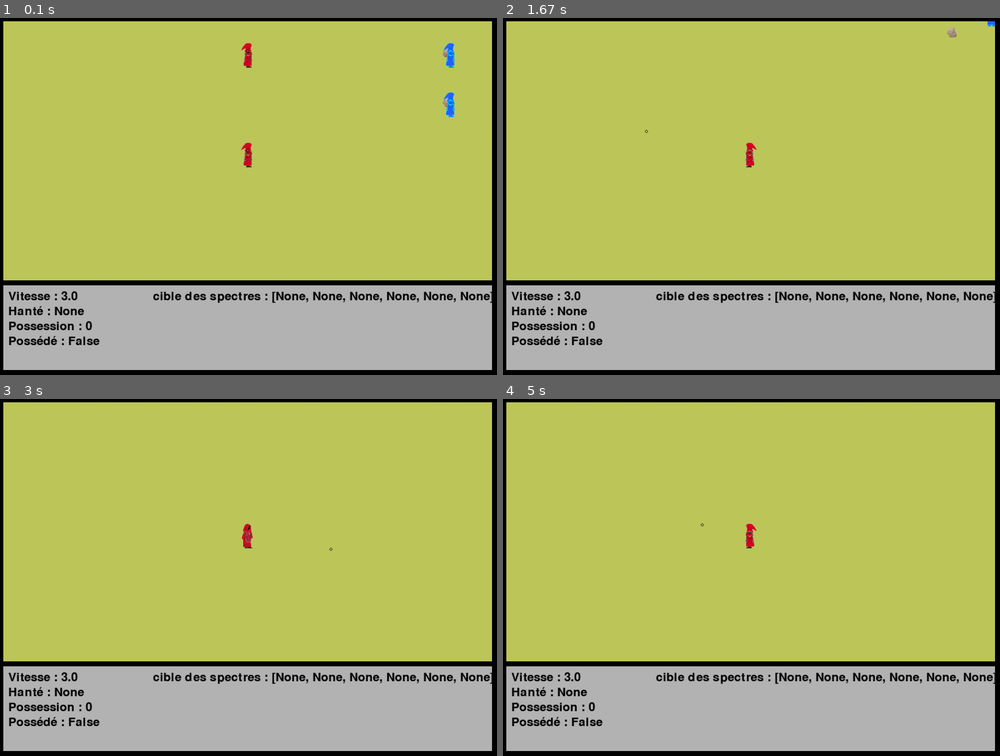
Above: before the commit, frames 1-4 (two rows, left to right).
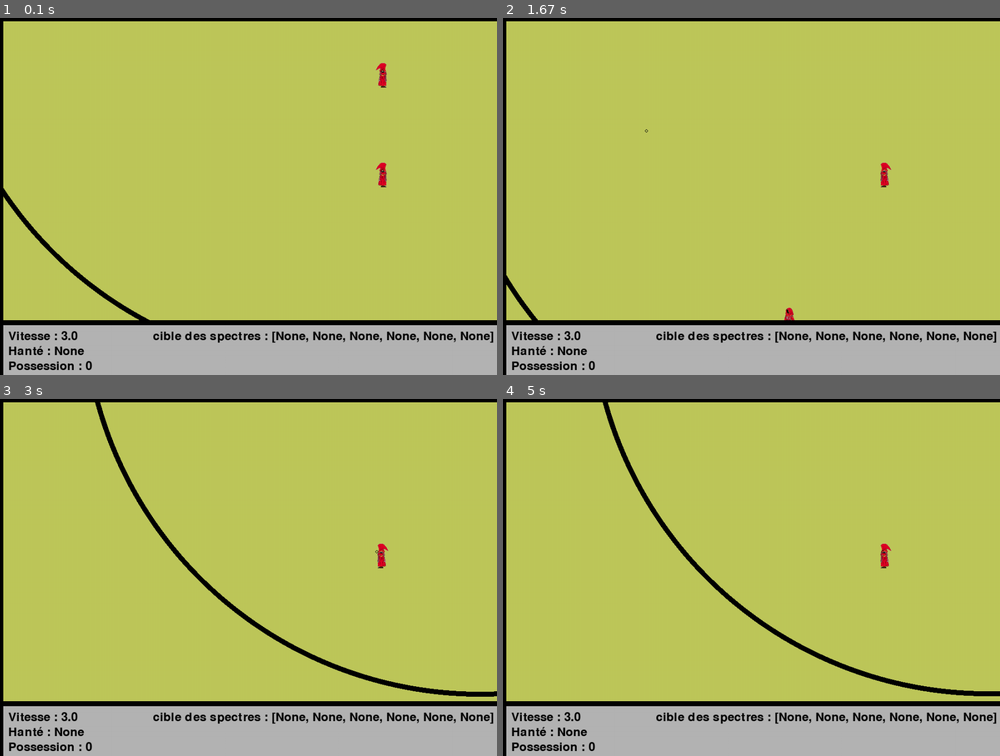
Above: after the commit, the same moments.

Repository: raphaeldupoux2/EvoWars2
Game: pygame game, started from anew/main.py
The game is run twice, just before and just after one commit, with the same random seed, the same clock (stepped at 60 frames per second) and the same inputs.
Inputs (mouse positions are in pixels of both pictures, inside the frame that each line leads up to):
- Up to frame 1 (0.1 s): no input
- Up to frame 2 (1.67 s): right-click (751, 217) at 0.38 s; tap Space at 0.67 s; right-click (632, 125) at 1.55 s
- Up to frame 3 (3 s): tap Space at 1.9 s; right-click (347, 548) at 2.72 s
- Up to frame 4 (5 s): tap Space at 3.63, 4.73 s; right-click (607, 506) at 3.95 s

The runs differ from the first frame. In frame 1, 17% of the frame differs, in the area x 0-100%, y 0-100%; in frame 2, 17%; in frame 3, 18%; in frame 4, 18%.

Commit message:
control joueur + zone + cimetiere.py refactor

Diff:
--- a/anew/client.py
+++ b/anew/client.py
@@ -12,7 +12,9 @@
 
     def receive_world_data(self):
         while True:
+            print("Client: Recoit data")
             world_data = self.client_socket.recv(4096)
+            print("Client: deserialize data")
             self.game_instance.world = self.deserialize_world(world_data)
             # Ajoutez un délai pour ne pas surcharger la connexion
             time.sleep(0.1)
--- a/anew/game_instance.py
+++ b/anew/game_instance.py
@@ -15,27 +15,26 @@
         if event.type == pygame.QUIT:
             self.running = False
 
-    def joueur2_button(self, event):
+    def change_control_joueur(self, event):
+        if event.type == pygame.KEYDOWN:  # Vérifie si une touche a été enfoncée
+            if event.key == pygame.K_SPACE:
+                self.world.indice_personnage_control = (self.world.indice_personnage_control + 1) % len(self.world.liste_personnage_control)
+
+    def joueur_deplacement(self, event):
         if event.type == pygame.MOUSEBUTTONDOWN:
-            if event.button == 1:  # souris clic gauche
-                self.world.player[1].position_affectee.x_abs = event.pos[0] + self.world.camera.x_abs
-                self.world.player[1].position_affectee.y_abs = event.pos[1] + self.world.camera.y_abs
-
-    def joueur1_button(self, event):
-        if event.type == pygame.MOUSEBUTTONDOWN:
-            if event.button == 3:  # souris clic droit
-                self.world.player[0].position_affectee.x_abs = event.pos[0] + self.world.camera.x_abs
-                self.world.player[0].position_affectee.y_abs = event.pos[1] + self.world.camera.y_abs
+            if event.button == 3:  # souris clic gauche
+                self.world.personnage_control.position_affectee.x_abs = event.pos[0] + self.world.camera.x_abs
+                self.world.personnage_control.position_affectee.y_abs = event.pos[1] + self.world.camera.y_abs
 
     def event(self):
         for event in pygame.event.get():
             self.exit(event)
-            self.joueur1_button(event)
-            self.joueur2_button(event)
+            self.joueur_deplacement(event)
+            self.change_control_joueur(event)
 
     def game(self):
-        f1 = self.conf.fenetres.add_sous_fenetre(self.conf.main_window, (10, 10), 980, 520, "campagne")
-        f2 = self.conf.fenetres.add_sous_fenetre(self.conf.main_window, (10, 540), 980, 170, "stats")
+        f1 = self.conf.fenetres.add_sous_fenetre(self.conf.main_window, (10, 10), 1520, 600, "campagne")
+        f2 = self.conf.fenetres.add_sous_fenetre(self.conf.main_window, (10, 620), 1520, 170, "stats")
 
         while self.running:
             self.event()
--- a/anew/serveur.py
+++ b/anew/serveur.py
@@ -13,9 +13,9 @@
         self.client_socket, self.address = None, None
 
     def accept_connections(self):
-        print('Waiting for connection...')
+        print('Serveur: Waiting for connection...')
         self.client_socket, self.address = self.server_socket.accept()
-        print('Connection established with', self.address)
+        print('Serveur: Connection established with', self.address)
         self.send_world_data()
 
     def send_world_data(self):
--- a/anew/world/__init__.py
+++ b/anew/world/__init__.py
@@ -3,6 +3,7 @@
 from anew.world.camera import Camera
 from anew.world.domaine_mortuaire.cimetiere import Cimetiere
 from anew.world.player import Player
+from anew.world.zone import Zone
 
 
 class World:
@@ -16,17 +17,24 @@
         self.spectre = []
         self.pierre_tombale = []
         self.marqueur = []
+        self.zone = []
 
-        player1 = Player(self, (100, 400), 3, self.dimension_humain, 300, 500)
-        player2 = Player(self, (100, 200), 3, self.dimension_humain, 300, 500)
+        zone = Zone(self, (0, 0), 800)
 
-        Cimetiere(self)
+        player1 = Player(self, (100, 400), 3, self.dimension_humain, 300, 500, zone, numero=1)
+        player2 = Player(self, (100, 200), 3, self.dimension_humain, 300, 500, zone, numero=2)
 
-        self.camera = Camera(self, (100, 100), player1)
+        Cimetiere(self, (350, 250))
+
+        self.camera = Camera(self, (100, 100), player2)
+
+        self.indice_personnage_control = 0
+        self.liste_personnage_control = []
+        self.liste_personnage_control.extend(self.player)
 
     @property
     def all_objects(self):
-        return self.player + self.spectre + self.pierre_tombale + [self.camera] + self.marqueur
+        return self.player + self.spectre + self.pierre_tombale + [self.camera] + self.marqueur + self.zone
 
     @property
     def all_objects_sorted(self):
@@ -36,21 +44,28 @@
     def vivant(self):
         return list(filter(lambda personne: personne.famille.type_objet == "creature" and personne.famille.vivant, self.all_objects))
 
+    @property
+    def personnage_control(self):
+        return self.liste_personnage_control[self.indice_personnage_control]
+
     def run(self, window):
         for o in self.all_objects_sorted:
             o.behavior(window)
+        self.camera.cible = self.personnage_control
 
     def affiche_stat(self, w):
         police = pygame.font.Font(None, 36)
 
-        player_vitesse = police.render(f"Vitesse : {self.player[0].vitesse:.1f}", True, (0, 0, 0))
-        player_possesseur = police.render(f"Hanté : {self.player[0].etat.possession['possesseur']}", True, (0, 0, 0))
-        player_possede = police.render(f"Possession : {self.player[0].etat.possession['intensity']}", True, (0, 0, 0))
-        player_is_contoled = police.render(f"Possédé : {self.player[0].etat.possession['is_controled']}", True, (0, 0, 0))
+        player_vitesse = police.render(f"Vitesse : {self.personnage_control.vitesse:.1f}", True, (0, 0, 0))
+        player_possesseur = police.render(f"Hanté : {self.personnage_control.etat.possession['possesseur']}", True, (0, 0, 0))
+        player_possede = police.render(f"Possession : {self.personnage_control.etat.possession['intensity']:.0f}", True, (0, 0, 0))
+        player_is_contoled = police.render(f"Possédé : {self.personnage_control.etat.possession['is_controled']}", True, (0, 0, 0))
+        player_position = police.render(f"Position : {self.personnage_control.x_abs:.0f}, {self.personnage_control.y_abs:.0f}", True, (0, 0, 0))
         spectre_cible = police.render(f"cible des spectres : {[s.cible for s in self.spectre]}", True, (0, 0, 0))
 
         w.window.blit(player_vitesse, (10, 10))
         w.window.blit(player_possesseur, (10, 40))
         w.window.blit(player_possede, (10, 70))
         w.window.blit(player_is_contoled, (10, 100))
+        w.window.blit(player_position, (10, 130))
         w.window.blit(spectre_cible, (300, 10))
--- a/anew/world/acteur.py
+++ b/anew/world/acteur.py
@@ -41,13 +41,13 @@
         """
         direction doit être en radian
         """
-        self.x_abs += math.cos(direction) * max(self.vitesse, 0)
-        self.y_abs += math.sin(direction) * max(self.vitesse, 0)
+        self.x_abs += math.cos(direction) * self.vitesse
+        self.y_abs += math.sin(direction) * self.vitesse
 
     def move_to_position(self, position: tuple):
         if not (
-                (position[0] - max(self.vitesse, 0) * 2 <= self.x <= position[0] + max(self.vitesse, 0) * 2) and
-                (position[1] - max(self.vitesse, 0) * 2 <= self.y <= position[1] + max(self.vitesse, 0) * 2)
+                (position[0] - self.vitesse * 2 <= self.x <= position[0] + self.vitesse * 2) and
+                (position[1] - self.vitesse * 2 <= self.y <= position[1] + self.vitesse * 2)
         ):
             self.move_in_direction(self.direction_radian_vers(position))
 
--- a/anew/world/domaine_mortuaire/cimetiere.py
+++ b/anew/world/domaine_mortuaire/cimetiere.py
@@ -1,29 +1,16 @@
+from anew.world.acteur import Acteur
 from anew.world.domaine_mortuaire.pierre_tombale import PierreTombale
 from anew.world.domaine_mortuaire.spectre import Spectre
 
 
-class Cimetiere:
-    def __init__(self, monde):
-        pt = PierreTombale(monde, (500, 200), monde.dimension_pt)
-        pt2 = PierreTombale(monde, (600, 200), monde.dimension_pt)
-        pt3 = PierreTombale(monde, (700, 200), monde.dimension_pt)
+class Cimetiere(Acteur):
+    def __init__(self, monde, coords):
+        super().__init__(monde, "lieu", coords)
+        for j in range(2):
+            for i in range(3):
+                pt = PierreTombale(monde, (self.x_abs + 100*i, self.y_abs + 100*j), monde.dimension_pt)
+                e = Spectre(monde, (self.x_abs + 100*i, self.y_abs + 100*j), 1, monde.dimension_humain)
+                e.pierre_tombale = pt
 
-        e = Spectre(monde, (500, 200), 1, monde.dimension_humain)
-        e2 = Spectre(monde, (600, 200), 1, monde.dimension_humain)
-        e3 = Spectre(monde, (700, 200), 1, monde.dimension_humain)
-
-        e.pierre_tombale = pt
-        e2.pierre_tombale = pt2
-        e3.pierre_tombale = pt3
-
-        pt4 = PierreTombale(monde, (500, 300), monde.dimension_pt)
-        pt5 = PierreTombale(monde, (600, 300), monde.dimension_pt)
-        pt6 = PierreTombale(monde, (700, 300), monde.dimension_pt)
-
-        e4 = Spectre(monde, (500, 300), 1, monde.dimension_humain)
-        e5 = Spectre(monde, (600, 300), 1, monde.dimension_humain)
-        e6 = Spectre(monde, (700, 300), 1, monde.dimension_humain)
-
-        e4.pierre_tombale = pt4
-        e5.pierre_tombale = pt5
-        e6.pierre_tombale = pt6
+    def behavior(self, w):
+        pass
--- a/anew/world/domaine_mortuaire/spectre.py
+++ b/anew/world/domaine_mortuaire/spectre.py
@@ -18,6 +18,9 @@
         self.slow_radius = 50
         self.possession_radius = 3
         self.monde.spectre.append(self)
+
+    def __repr__(self):
+        return f"Spectre_PT: {self.pierre_tombale.x_abs:.0f},{self.pierre_tombale.y_abs:.0f}"
 
     def print_image(self, w):
         w.window.blit(self.image.cropped_png, (self.x - self.image.width * self.image.W_DECAL, self.y - self.image.height * self.image.H_DECAL))
--- a/anew/world/player.py
+++ b/anew/world/player.py
@@ -9,13 +9,18 @@
 class Player(Acteur):
     vitesse_naturelle = 3
 
-    def __init__(self, monde, coords: tuple, vitesse, dimension, slow_max: int, possession_max: int):
+    def __init__(self, monde, coords: tuple, vitesse, dimension, slow_max: int, possession_max: int, zone, numero):
         super().__init__(monde, "creature", coords, vitesse=vitesse, vivant=True)
         self.image = ImageSorcier(dimension, 'picture/sorcier_rouge.png')
         self.etat = Etat(slow_max, possession_max)
         self.effet_subis = Effet(self.monde, self, self.etat)
         self.position_affectee = Marqueur(monde, (self.x_abs, self.y_abs))
+        self.zone = zone
+        self.numero = numero
         self.monde.player.append(self)
+
+    def __repr__(self):
+        return f"Player{self.numero}"
 
     def print_image(self, w):
         w.window.blit(self.image.cropped_png, (self.x - self.image.width * self.image.W_DECAL, self.y - self.image.height * self.image.H_DECAL))
@@ -25,10 +30,16 @@
         super().move_to_position(position)
         self.image.angle = self.direction_degree_vers(position)
 
+    def move_respecte_zone(self):  # si il s'éloigne trop de la zone alors il est stoppé
+        if self.distance_avec((self.zone.x, self.zone.y)) > self.zone.radius:
+            self.move_to_position((self.zone.x, self.zone.y))
+        else:
+            if self.etat.possession['is_controled'] is False:
+                self.move_to_position((self.position_affectee.x, self.position_affectee.y))
+
     def behavior(self, w):
         self.print_image(w)
-        if self.etat.possession['is_controled'] is False:
-            self.move_to_position((self.position_affectee.x, self.position_affectee.y))
+        self.move_respecte_zone()
         self.effet_subis.apply()
 
 
--- /dev/null
+++ b/anew/world/zone.py
@@ -0,0 +1,16 @@
+import pygame
+
+from anew.world.acteur import Acteur
+
+
+class Zone(Acteur):
+    def __init__(self, monde, coords, radius):
+        super().__init__(monde, 'lieu', coords)
+        self.radius = radius
+        self.monde.zone.append(self)
+
+    def affiche(self, w):
+        pygame.draw.circle(w.window, (0, 0, 0), [self.x, self.y], self.radius, 10)
+
+    def behavior(self, w):
+        self.affiche(w)
